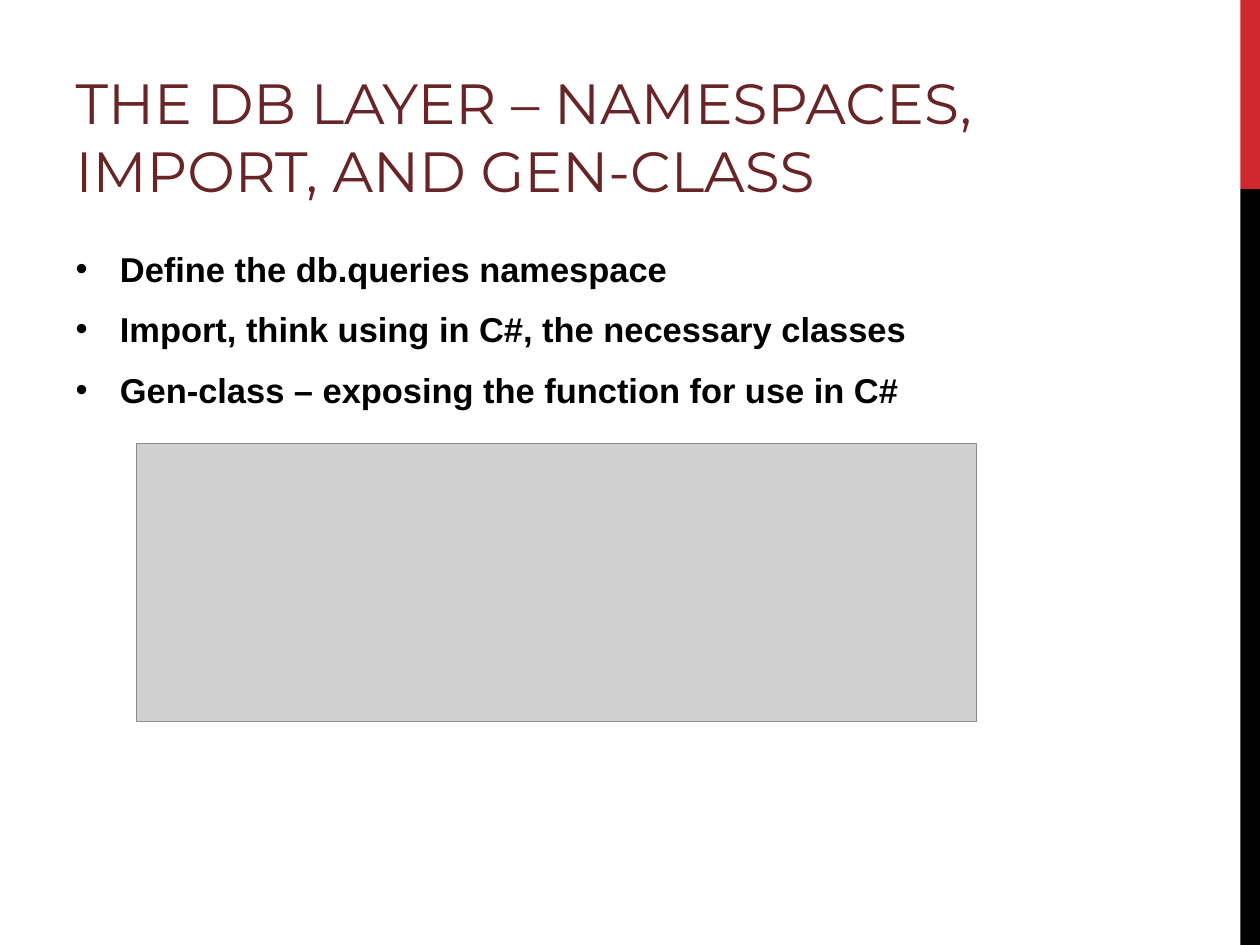
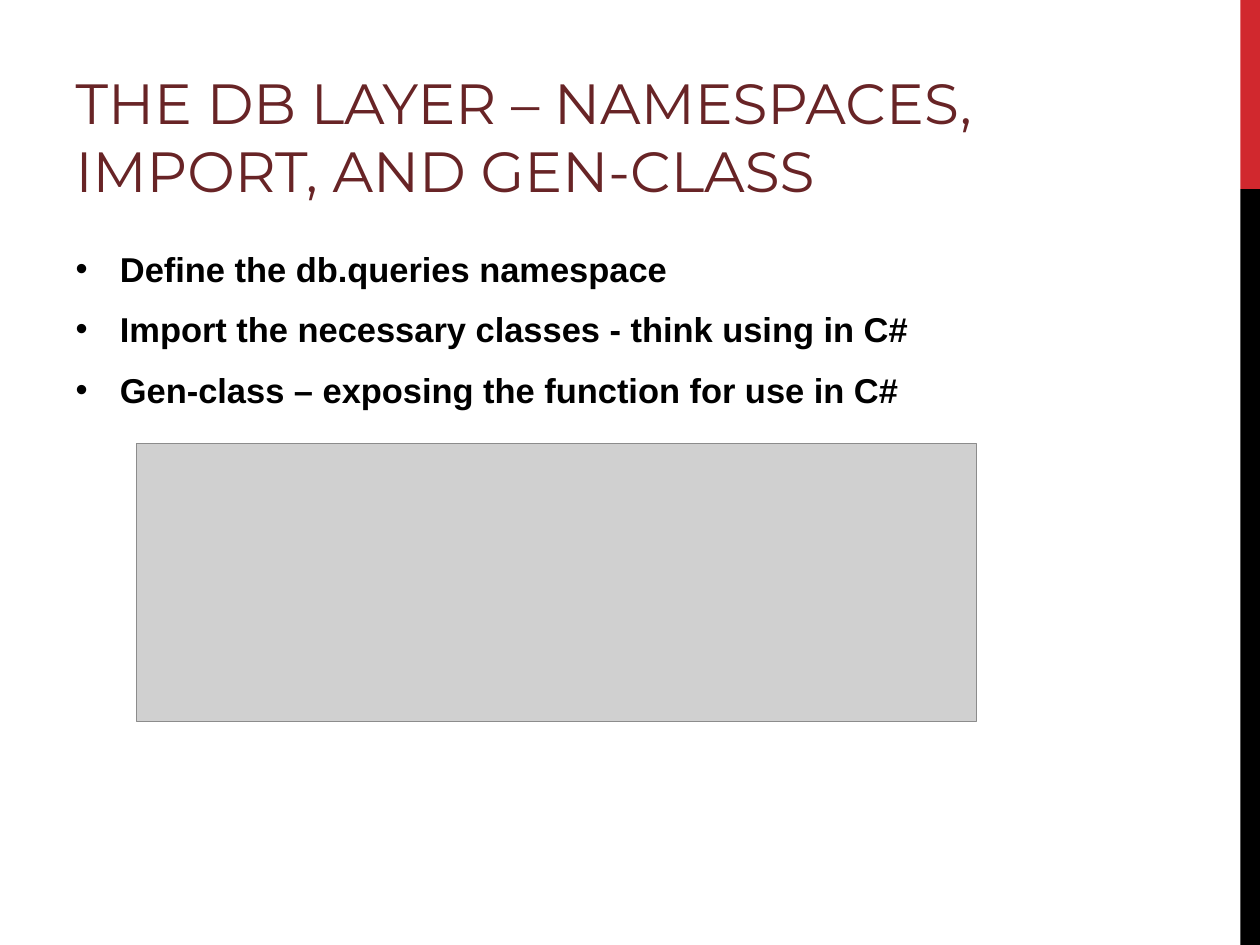
Before and after one commit to PlumpMath/intro-to-clojureclr-talk, a slide deck: slide 12 of slides/intro-to-clojure-clr-talk.ppt (slide 13 before the commit). Drawn at 1260x945 pixels with LibreOffice and Linux fonts; fonts in the diff are those of the drawing; grey boxes stand for pictures; background and template pictures are left out. Boxes give left, top, right and bottom in pixels: in the first picture for what was removed or moved away, otherwise in the second. Text is boxed around its words. In the diff, an @@ line names an element or a change of style, - is before the commit and + after.

```diff
--- a/slides/intro-to-clojure-clr-talk.ppt
+++ b/slides/intro-to-clojure-clr-talk.ppt
@@ text at (120, 317, 908, 349): text changed @@
-• Import, think using in C#, the necessary classes
+• Import the necessary classes - think using in C#
```
Also in this commit, not shown: 10 other slides changed, 2 slides removed, 2 other files.
